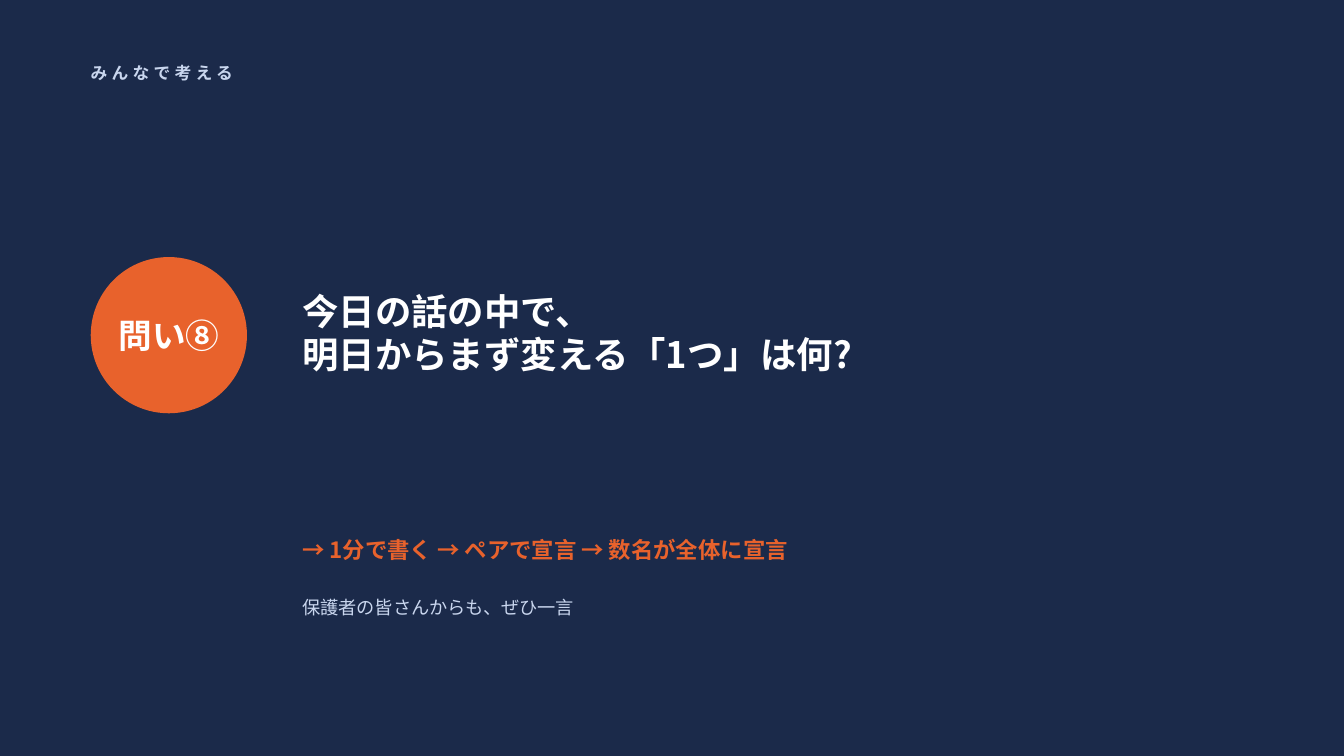
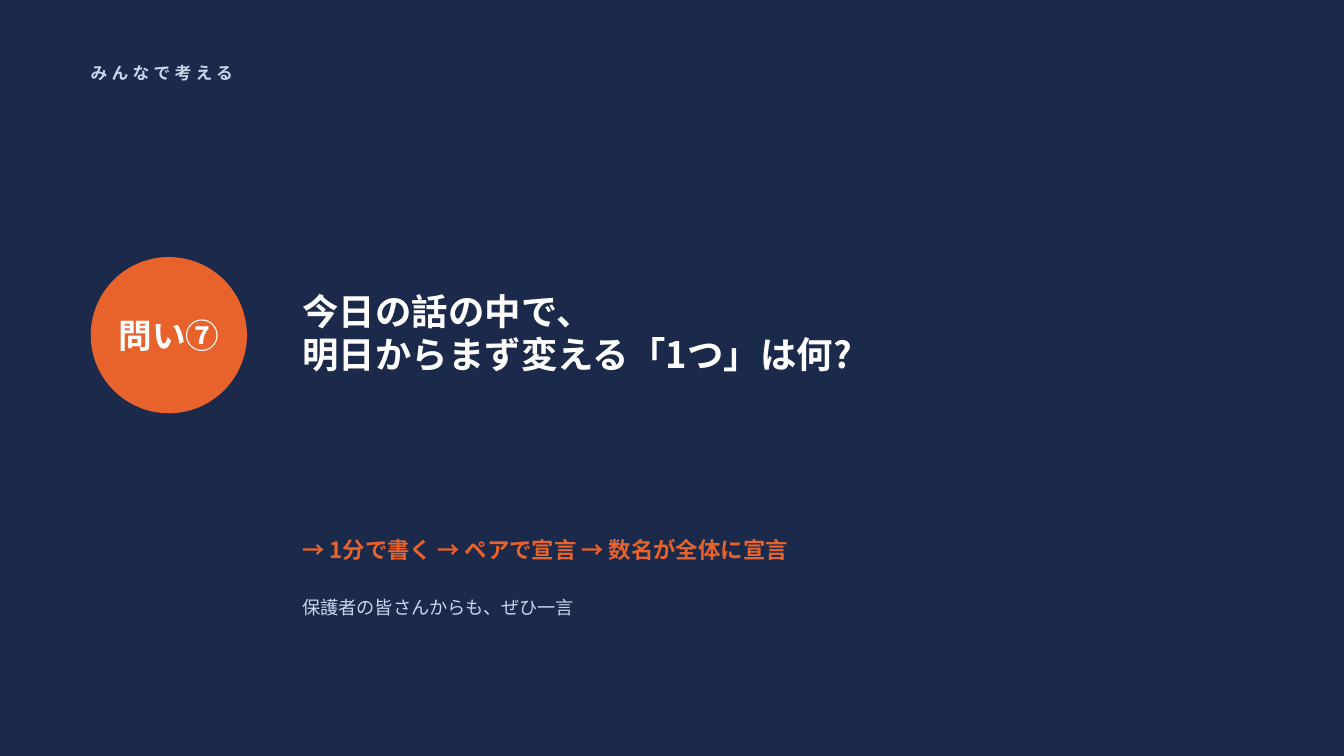
Before and after one commit to k-nomiya/Claude-Code-Test, a slide deck: slide 42 of nutrition-workshop/slides.pptx (slide 37 before the commit). Drawn at 1344x756 pixels with LibreOffice and Linux fonts; fonts in the diff are those of the drawing. Boxes give left, top, right and bottom in pixels: in the first picture for what was removed or moved away, otherwise in the second. Text is boxed around its words. In the diff, an @@ line names an element or a change of style, - is before the commit and + after.

```diff
--- a/nutrition-workshop/slides.pptx
+++ b/nutrition-workshop/slides.pptx
@@ text at (118,319,219,351): text changed @@
-問い⑧
+問い⑦
```
Also in this commit, not shown: 3 other slides changed, 8 slides added, 3 slides removed, 1 other file.
